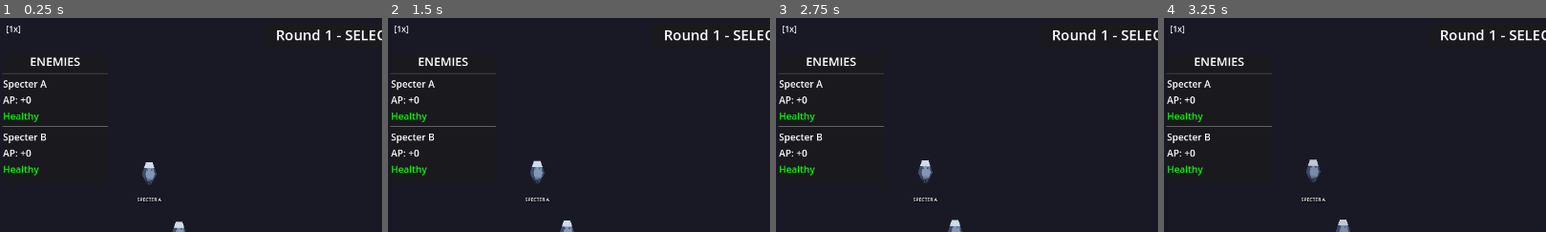
Above: before the commit, frames 1-4 (left to right).
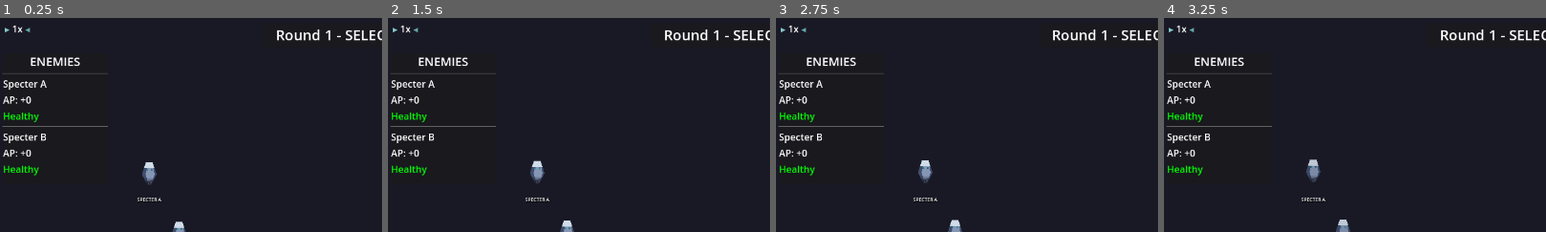
Above: after the commit, the same moments.

Repository: struktured-labs/cowardly-irregular
Game: Godot game, scene res://src/GameLoop.tscn
Two runs of this game, one before a commit and one after it. Both use one fixed random seed, a clock stepped at 60 frames per second and the inputs below.
Inputs (mouse positions are % of the whole screen's width and height, from its top left):
- Up to frame 1 (0.25 s): no input
- Up to frame 2 (1.5 s): click (70, 49) at 0.52 s; click (70, 51) at 1.27 s
- Up to frame 3 (2.75 s): click (70, 54) at 2.02 s
- Up to frame 4 (3.25 s): click (67, 35) at 2.77 s
The pictures show only the part of the screen within x 0-50%, y 0-50%; the shares and areas given below are measured in that part.

The runs differ from the first frame. In frame 1, 0.1% of the frame differs, in the area x 1-8%, y 3-8%; in frame 2, 0.1%; in frame 3, 0.1%; in frame 4, 0.1%.
Error in both runs: Cannot call method 'stop' on a previously freed instance. (res://src/ui/Win98Menu.gd:647)

Commit message:
Improve battle speed toggle with 0.25x and styled indicator
- Add 0.25x ultra-slow mode for detailed animation viewing
- Stylish RichTextLabel indicator with colored arrows
- Purple/blue/white/yellow/orange color scheme by speed
- Fix gamepad mapping to accept both X and Y buttons

🤖 Generated with [Claude Code](https://claude.com/claude-code)

Co-Authored-By: Claude Opus 4.5 <noreply@anthropic.com>

Diff:
--- a/src/battle/BattleScene.gd
+++ b/src/battle/BattleScene.gd
@@ -82,10 +82,10 @@
 var _battle_victory: bool = false
 
 ## Battle speed settings
-const BATTLE_SPEEDS: Array[float] = [0.5, 1.0, 2.0, 4.0]
-const BATTLE_SPEED_LABELS: Array[String] = ["0.5x", "1x", "2x", "4x"]
-var _battle_speed_index: int = 1  # Default to 1x
-var _speed_indicator: Label = null
+const BATTLE_SPEEDS: Array[float] = [0.25, 0.5, 1.0, 2.0, 4.0]
+const BATTLE_SPEED_LABELS: Array[String] = ["0.25x", "0.5x", "1x", "2x", "4x"]
+var _battle_speed_index: int = 2  # Default to 1x
+var _speed_indicator: RichTextLabel = null
 
 
 func set_player(player: Combatant) -> void:
@@ -164,18 +164,18 @@
 
 func _create_speed_indicator() -> void:
 	"""Create battle speed indicator in top-left corner"""
-	_speed_indicator = Label.new()
+	_speed_indicator = RichTextLabel.new()
 	_speed_indicator.name = "SpeedIndicator"
-	_speed_indicator.text = "[1x]"
-	_speed_indicator.horizontal_alignment = HORIZONTAL_ALIGNMENT_LEFT
-	_speed_indicator.vertical_alignment = VERTICAL_ALIGNMENT_CENTER
+	_speed_indicator.bbcode_enabled = true
+	_speed_indicator.fit_content = true
+	_speed_indicator.scroll_active = false
+	_speed_indicator.custom_minimum_size = Vector2(80, 24)
 
 	# Style it
-	_speed_indicator.add_theme_font_size_override("font_size", 14)
-	_speed_indicator.add_theme_color_override("font_color", Color(0.7, 0.8, 0.9, 0.8))
+	_speed_indicator.add_theme_font_size_override("normal_font_size", 16)
 
 	# Position in top-left corner
-	_speed_indicator.position = Vector2(10, 10)
+	_speed_indicator.position = Vector2(8, 8)
 
 	# Add to UI layer
 	$UI.add_child(_speed_indicator)
@@ -183,17 +183,26 @@
 
 
 func _update_speed_indicator() -> void:
-	"""Update the speed indicator display"""
-	if _speed_indicator:
-		var speed_label = BATTLE_SPEED_LABELS[_battle_speed_index]
-		var color = "white"
-		match _battle_speed_index:
-			0: color = "gray"      # 0.5x - slow
-			1: color = "white"     # 1x - normal
-			2: color = "yellow"    # 2x - fast
-			3: color = "orange"    # 4x - turbo
-		_speed_indicator.text = "[%s]" % speed_label
-		_speed_indicator.add_theme_color_override("font_color", Color(color))
+	"""Update the speed indicator display with stylish BBCode"""
+	if not _speed_indicator:
+		return
+
+	var speed_label = BATTLE_SPEED_LABELS[_battle_speed_index]
+	var text = ""
+
+	match _battle_speed_index:
+		0:  # 0.25x - ultra slow (purple)
+			text = "[color=#8866aa]▸[/color] [color=#aa88cc]%s[/color] [color=#664488]◂[/color]" % speed_label
+		1:  # 0.5x - slow (blue)
+			text = "[color=#6688aa]▸[/color] [color=#88aacc]%s[/color] [color=#446688]◂[/color]" % speed_label
+		2:  # 1x - normal (white/cyan)
+			text = "[color=#88cccc]▸[/color] [color=#ffffff]%s[/color] [color=#66aaaa]◂[/color]" % speed_label
+		3:  # 2x - fast (yellow)
+			text = "[color=#ccaa44]▸▸[/color] [color=#ffcc00]%s[/color] [color=#aa8822]◂◂[/color]" % speed_label
+		4:  # 4x - turbo (orange/red)
+			text = "[color=#cc6622]▸▸▸[/color] [color=#ff6600]%s[/color] [color=#aa4400]◂◂◂[/color]" % speed_label
+
+	_speed_indicator.text = text
 
 
 func _toggle_battle_speed() -> void:
@@ -213,10 +222,12 @@
 			_toggle_battle_speed()
 			get_viewport().set_input_as_handled()
 
-	# Gamepad X button (typically mapped to ui_focus_next or a custom action)
+	# Gamepad X button - handle multiple controller types
+	# Xbox: X = button 2, PlayStation: Square = button 2, Nintendo: Y = button 2
 	if event is InputEventJoypadButton and event.pressed:
-		# X button on most controllers is button index 2
-		if event.button_index == JOY_BUTTON_X:
+		# JOY_BUTTON_X (index 2) covers X on Xbox, Square on PS, Y on Nintendo
+		# Also check JOY_BUTTON_Y (index 3) for Nintendo X button
+		if event.button_index == JOY_BUTTON_X or event.button_index == JOY_BUTTON_Y:
 			_toggle_battle_speed()
 			get_viewport().set_input_as_handled()
 
